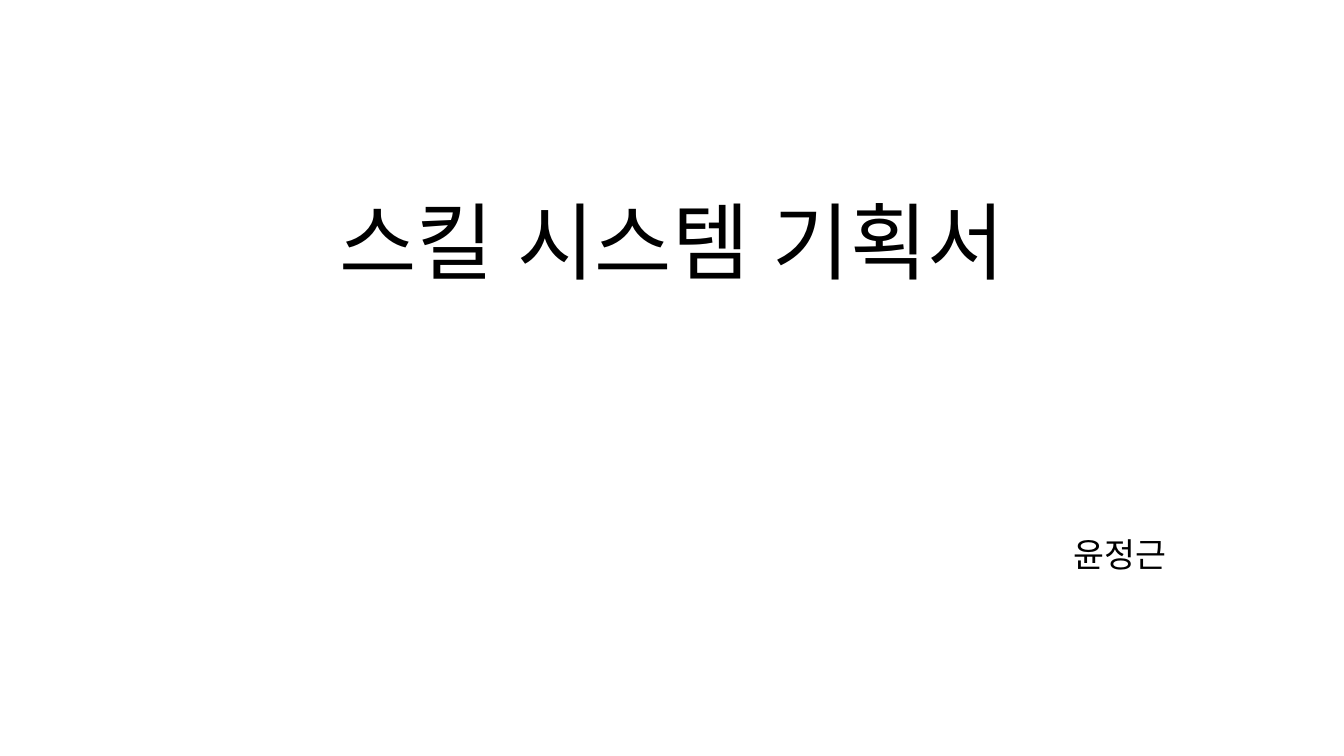
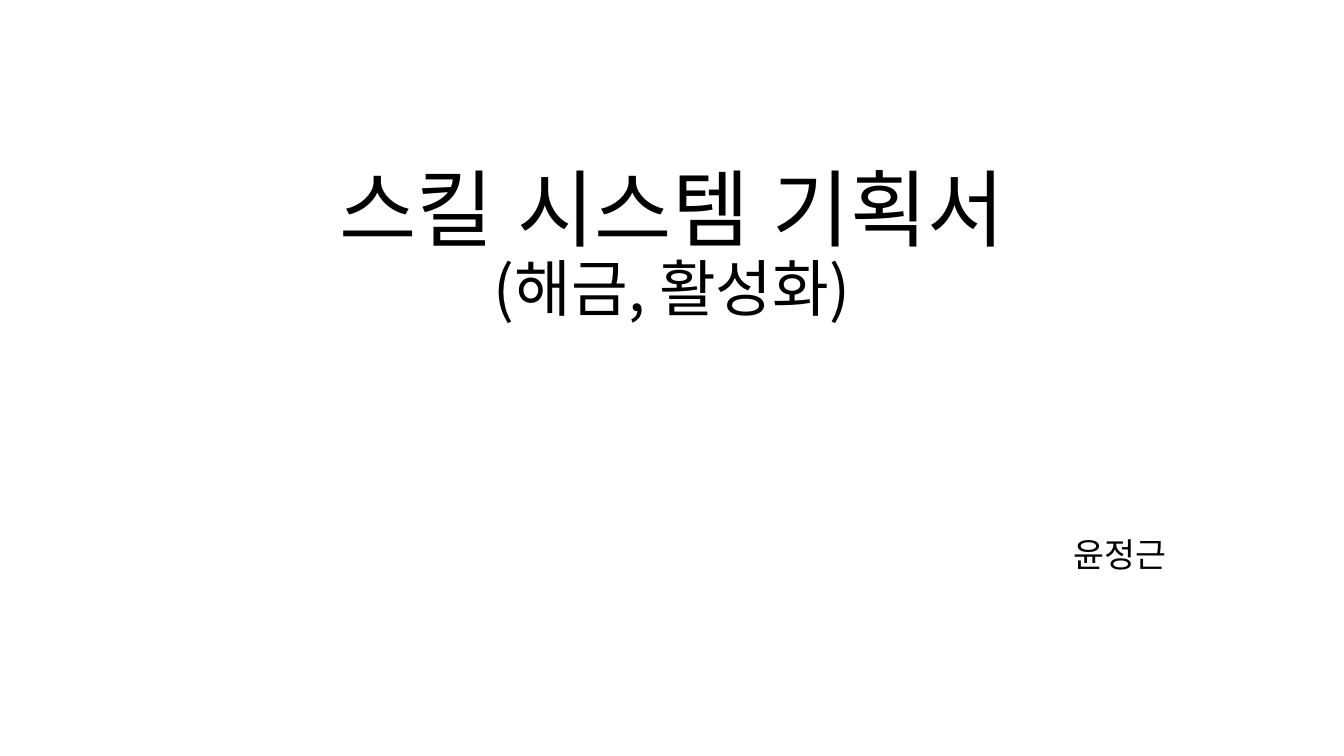
Before and after one commit to yjk0401/unityenginebasic_9th, a slide deck: slide 1 of 기획/방랑엽사전/스킬 시스템 기획서.pptx. Drawn at 1344x756 pixels with LibreOffice and Linux fonts; fonts in the diff are those of the drawing. Boxes give left, top, right and bottom in pixels: in the first picture for what was removed or moved away, otherwise in the second. Text is boxed around its words. In the diff, an @@ line names an element or a change of style, - is before the commit and + after.

```diff
--- a/기획/방랑엽사전/스킬 시스템 기획서.pptx
+++ b/기획/방랑엽사전/스킬 시스템 기획서.pptx
@@ title at (x1=339, y1=170, x2=1005, y2=323): text changed @@
-스킬 시스템 기획서
+스킬 시스템 기획서
+(해금, 활성화)
```
Also in this commit, not shown: 9 other slides changed, 1 slide removed, 3 other files.
